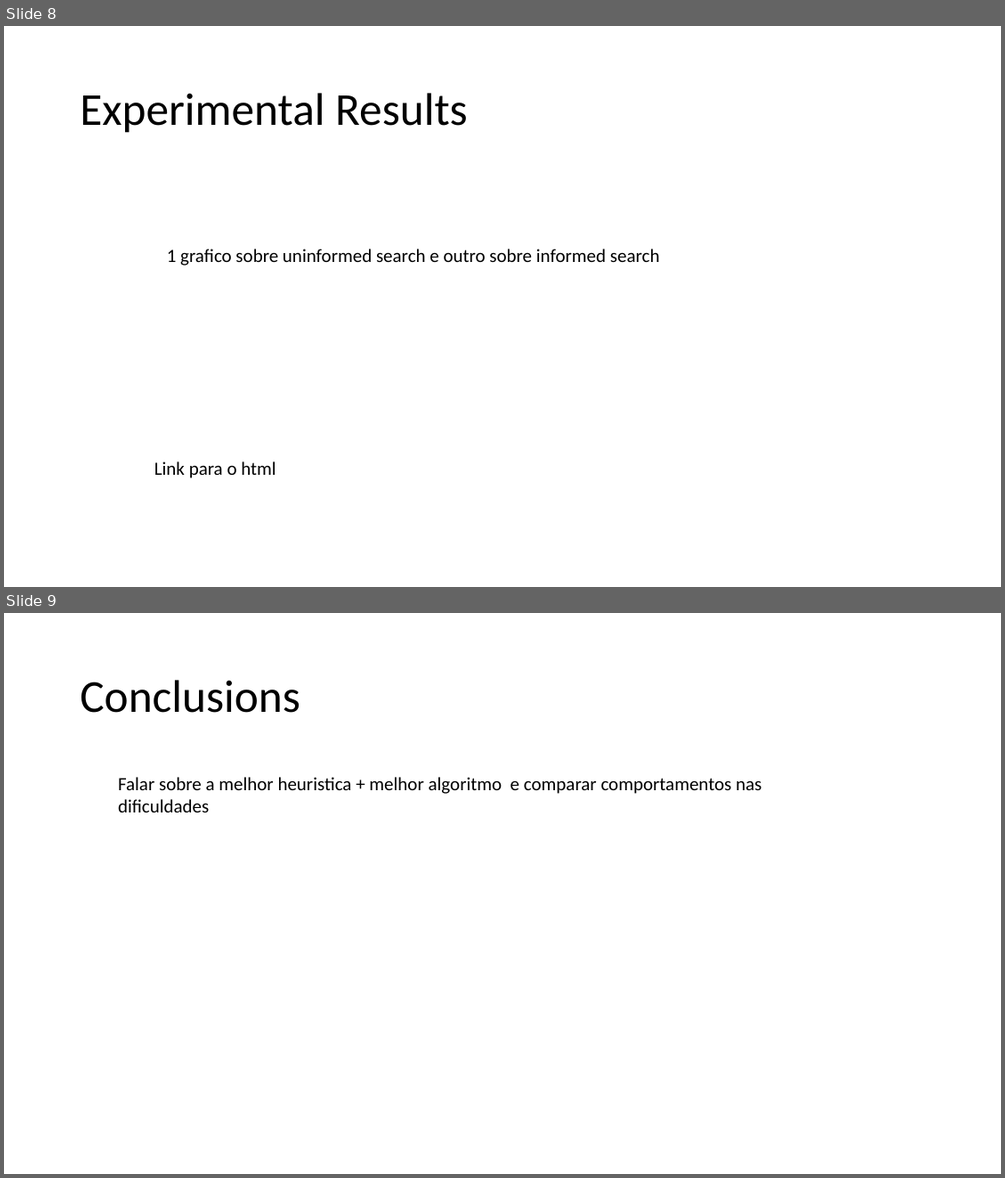
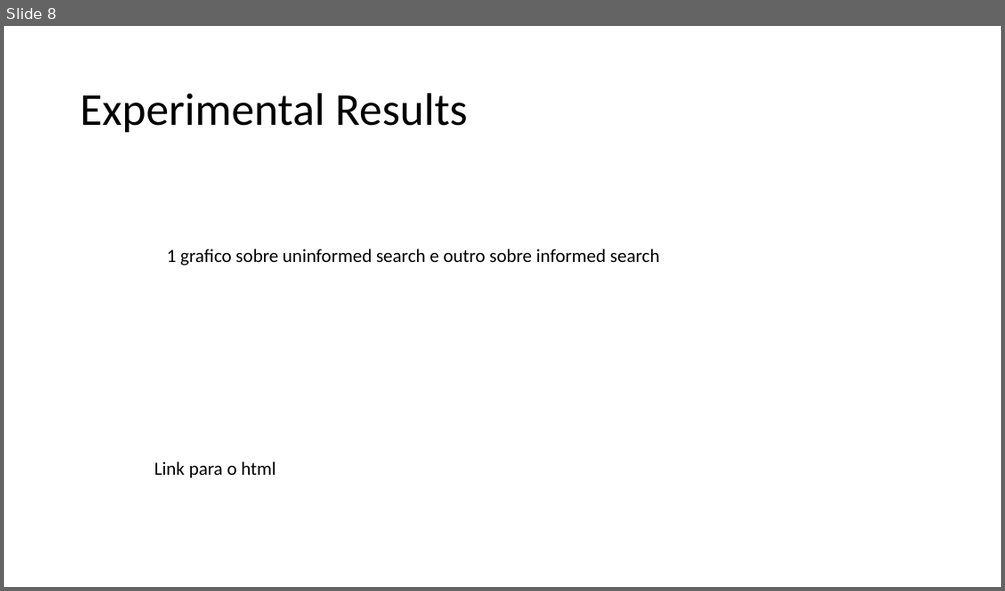
Before and after one commit to afs202005277/PuzzleSolverAI, a slide deck: Block Escape.pptx. Shown one above the other, each under a label of ours: slides 8 and 9 before the commit, slide 8 after it. The pictures are 1005x1178 and 1005x591 pixels, drawn with LibreOffice and Linux fonts; fonts in the diff are those of the drawing. Boxes give left, top, right and bottom in pixels: in the first picture for what was removed or moved away, otherwise in the second. Text is boxed around its words. In the diff, an @@ line names an element or a change of style, - is before the commit and + after.

```diff
--- a/Block Escape.pptx
+++ b/Block Escape.pptx
@@ slide 9 removed at bbox=[4, 613, 1001, 1174], background #FFFFFF @@
@@ title removed at bbox=[80, 680, 300, 713] @@
-Conclusions
@@ text removed at bbox=[118, 777, 761, 812] @@
-Falar sobre a melhor heuristica + melhor algoritmo e comparar comportamentos nas dificuldades
```
Also in this commit, not shown: 1 slide changed, 1 slide added, 6 other files.
